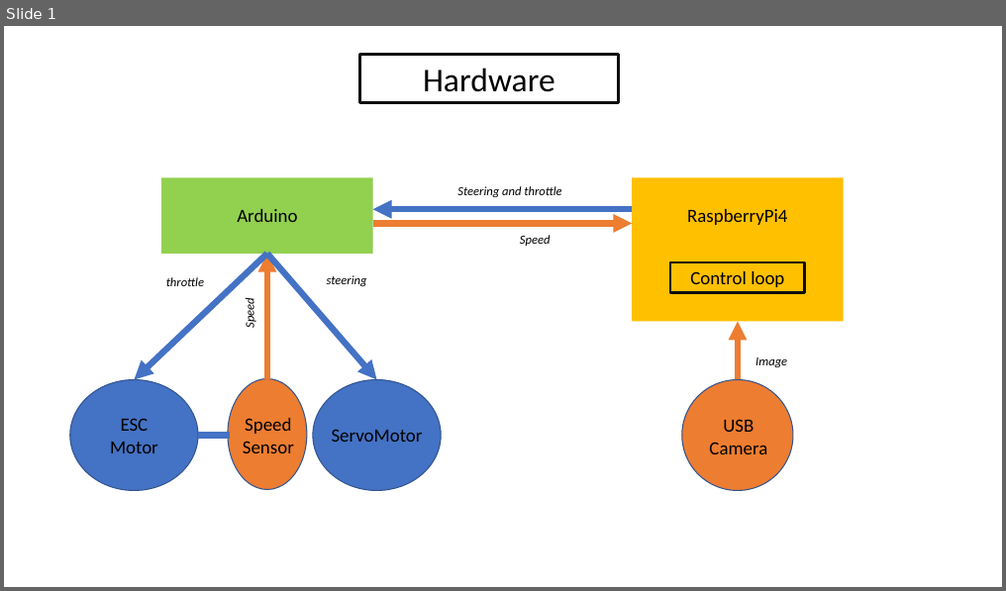
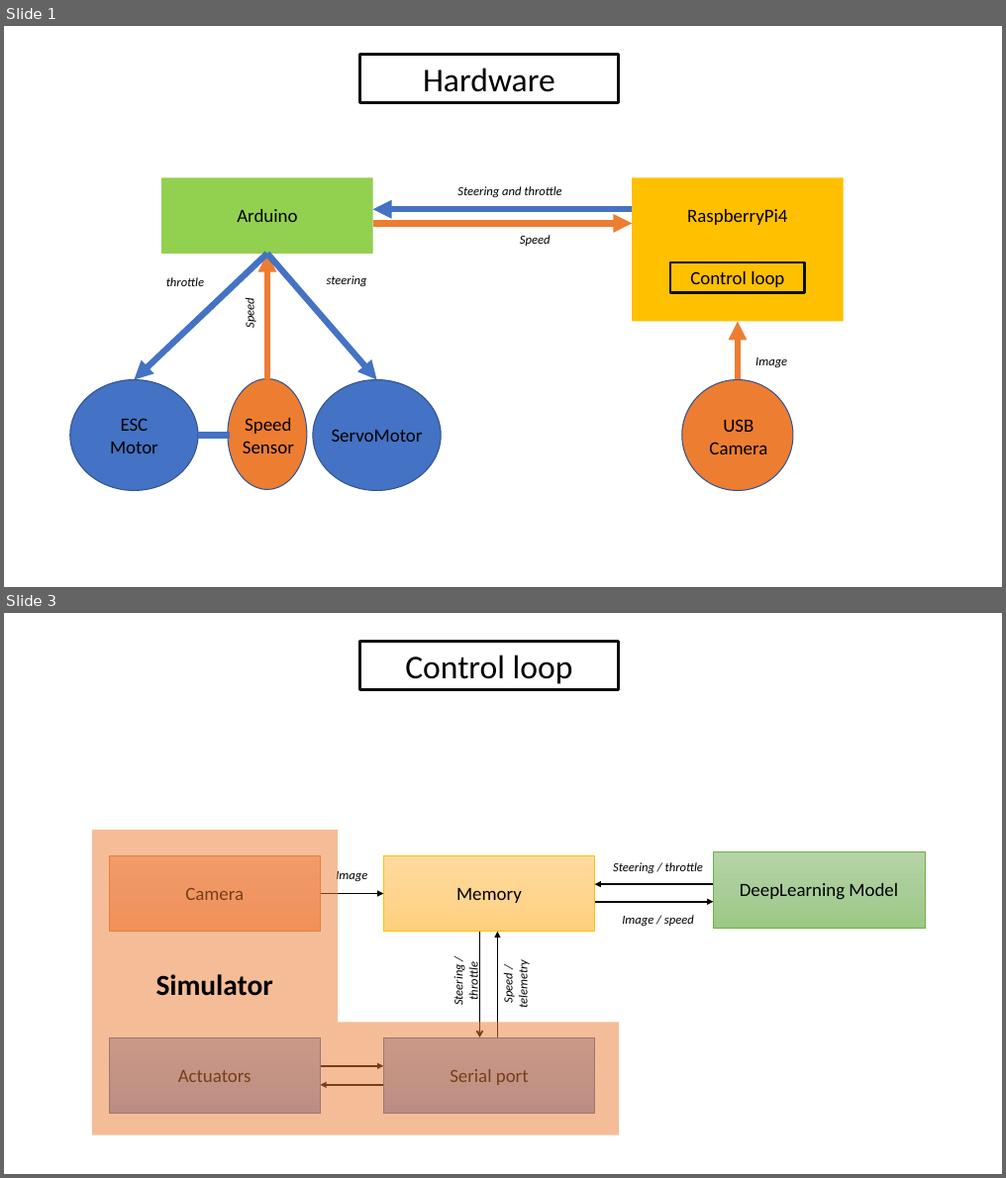
Before and after one commit to Autonomobile/AutoPylot, a slide deck: ressources/docs/schematics.pptx. Shown one above the other, each under a label of ours: slide 1 before the commit, slides 1 and 3 after it; the slides between them are not shown. The pictures are 1006x591 and 1006x1178 pixels, drawn with LibreOffice and Linux fonts; fonts in the diff are those of the drawing. Boxes give left, top, right and bottom in pixels: in the first picture for what was removed or moved away, otherwise in the second. Text is boxed around its words. In the diff, an @@ line names an element or a change of style, - is before the commit and + after.

```diff
--- a/ressources/docs/schematics.pptx
+++ b/ressources/docs/schematics.pptx
@@ slide 3 added at box(4, 613, 1002, 1174), background #FFFFFF @@
@@ rectangle added at box(359, 642, 619, 689), outline #0D0D0D 3 pt, 32 pt, text #000000 @@
+Control loop
@@ corner added at box(92, 830, 619, 1136), fill #ED7D31 at 50% opacity @@
@@ rectangle added at box(109, 857, 320, 932), fill gradient #F7BDA5 to #F5B196 to #F8A582, outline #ED7D31 0.5 pt, 18 pt, text #000000 @@
+Camera
@@ text added at box(336, 868, 367, 882), 12 pt, text #000000, italic @@
+Image
@@ rectangle added at box(383, 857, 595, 932), fill gradient #FFDB9E to #FFD590 to #FFD07C, outline #FFC000 0.5 pt, 18 pt, text #000000 @@
+Memory
@@ text added at box(613, 862, 703, 873), 12 pt, text #000000, italic @@
+Steering / throttle
@@ rectangle added at box(714, 852, 925, 928), fill gradient #B5D5A7 to #AACE9A to #9CC987, outline #70AD47 0.5 pt, 18 pt, text #000000 @@
+DeepLearning Model
@@ arrow added from (320, 894) to (383, 894), #000000 1.5 pt @@
@@ arrow added from (714, 884) to (595, 884), #000000 1.5 pt @@
@@ arrow added from (595, 902) to (714, 902), #000000 1.5 pt @@
@@ arrow added from (480, 931) to (480, 1038), #000000 1.5 pt @@
@@ arrow added from (497, 1038) to (497, 931), #000000 1.5 pt @@
@@ text added at box(622, 915, 694, 926), 12 pt, text #000000, italic @@
+Image / speed
@@ text added at box(450, 965, 481, 1005), 12 pt, text #000000, italic @@
+Steering / throttle
@@ text added at box(501, 964, 531, 1007), 12 pt, text #000000, italic @@
+Speed / telemetry
@@ text added at box(156, 974, 273, 996), 28 pt, text #000000, bold @@
+Simulator
@@ rectangle added at box(109, 1038, 320, 1113), fill gradient #A8B7DF to #9AABD9 to #889ED7, outline #4472C4 0.5 pt, 18 pt, text #000000 @@
+Actuators
@@ rectangle added at box(383, 1038, 595, 1113), fill gradient #A8B7DF to #9AABD9 to #889ED7, outline #4472C4 0.5 pt, 18 pt, text #000000 @@
+Serial port
@@ arrow added from (320, 1066) to (383, 1066), #000000 1.5 pt @@
@@ arrow added from (383, 1085) to (320, 1085), #000000 1.5 pt @@
```
Also in this commit, not shown: 1 slide changed, 6 other slides added, 3 other files.
